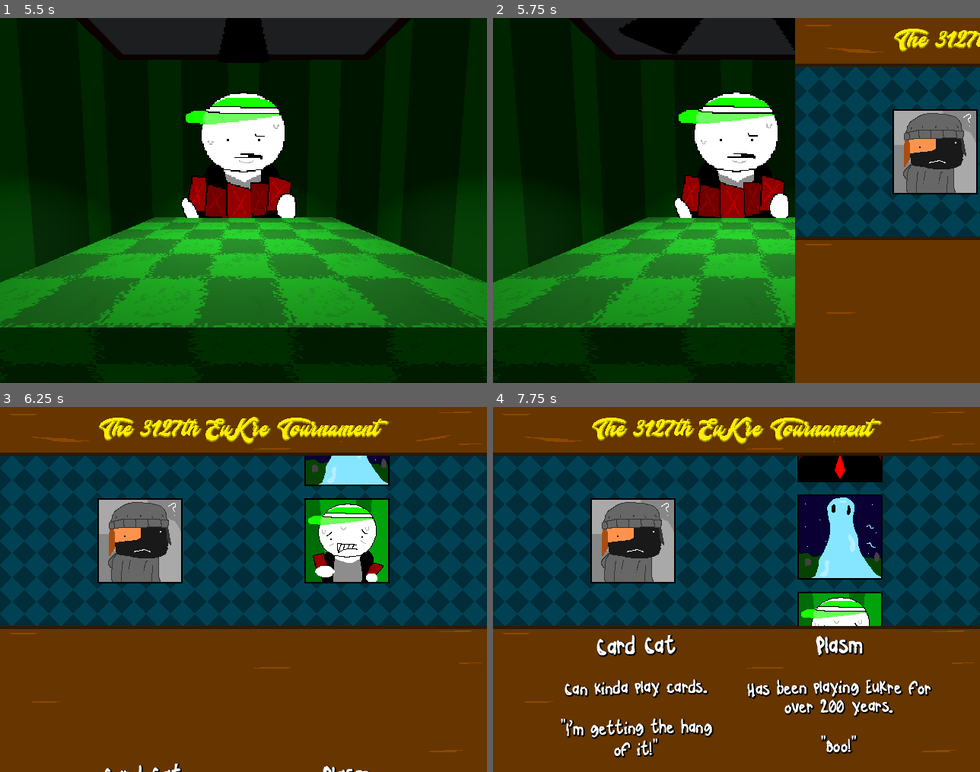
Above: before the commit, frames 1-4 (two rows, left to right).
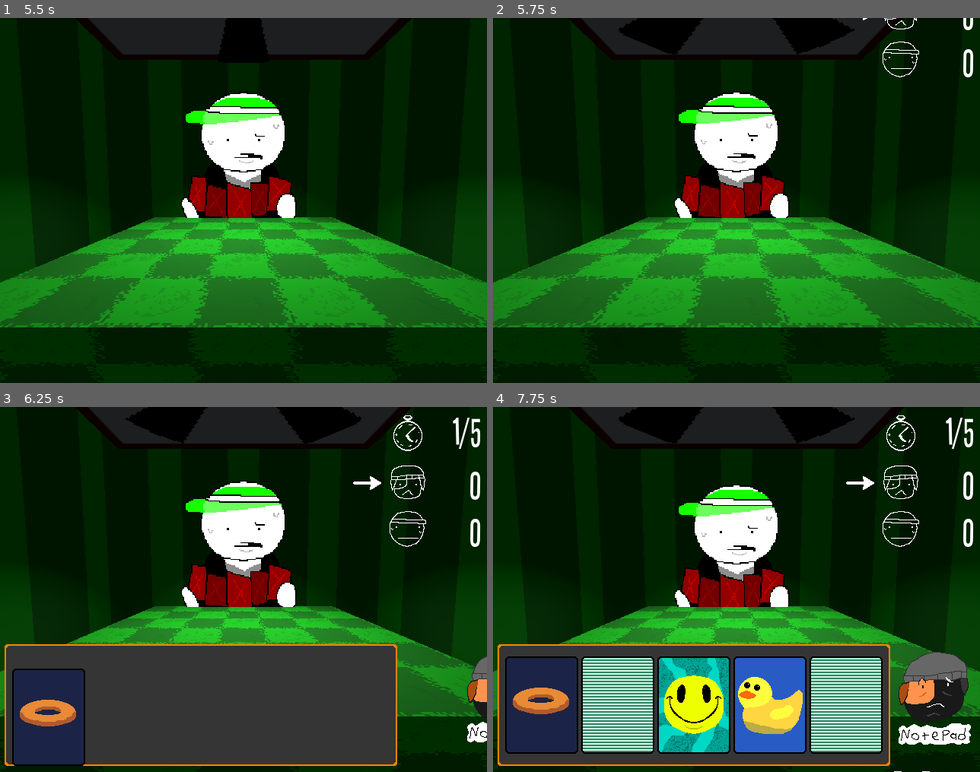
Above: after the commit, the same moments.

Repository: willslyman/kat-kards
Game: Godot game, scene res://scenes/main.tscn
The game is run twice, just before and just after one commit, with the same random seed, the same clock (stepped at 60 frames per second) and the same inputs.
Inputs (mouse positions are in pixels of both pictures, inside the frame that each line leads up to):
- Up to frame 1 (5.5 s): click "Enter the Tournament!" at 0.5 s; tap Enter (debug) at 1.25, 4.9 s; move the mouse to (350, 182) at 1.27 s; press the mouse at (350, 182) at 1.28 s; move the mouse to (146, 218) at 2.02 s; release the mouse at (146, 218) at 2.03 s; click (146, 218) at 2.1 s; move the mouse to (292, 120) at 2.77 s; press the mouse at (292, 120) at 2.78 s; move the mouse to (219, 273) at 3.52 s; release the mouse at (219, 273) at 3.53 s; click (219, 273) at 3.6 s; move the mouse to (389, 255) at 4.27 s; press the mouse at (389, 255) at 4.28 s; move the mouse to (97, 145) at 5.02 s; release the mouse at (97, 145) at 5.03 s; click (97, 145) at 5.1 s
- Up to frame 2 (5.75 s): tap Q (debug2) at 5.65 s
- Up to frame 3 (6.25 s): move the mouse to (267, 589) at 5.77 s; press the mouse at (267, 589) at 5.78 s
- Up to frame 4 (7.75 s): release the mouse at (760, 589) at 6.5 s; click (936, 695) at 6.5 s; click (931, 735) at 7.27 s

Frame 1 is identical in both runs. In frame 2, 38% of the frame differs, in the area x 62-100%, y 0-100%; in frame 3, 99%, in the area x 0-100%, y 0-100%; in frame 4, 99%.

Commit message:
removed debug

Diff:
--- a/scripts/arena.gd
+++ b/scripts/arena.gd
@@ -127,13 +127,13 @@
 	if event.is_action_pressed("click") and currently_hovered_card:
 		currently_hovered_card.select()
 
-	if event.is_action_pressed("debug"):
-		player_score += 99
+	#if event.is_action_pressed("debug"):
+		#player_score += 99
+		##main.face_next_opponent()
+	#
+	#if event.is_action_pressed("debug2"):
+		##player_score += 99
 		#main.face_next_opponent()
-
-	if event.is_action_pressed("debug2"):
-		#player_score += 99
-		main.face_next_opponent()
 
 func deal_cards() -> void:
 	round_label.text = str(current_round) + "/" + str(current_max_rounds)
